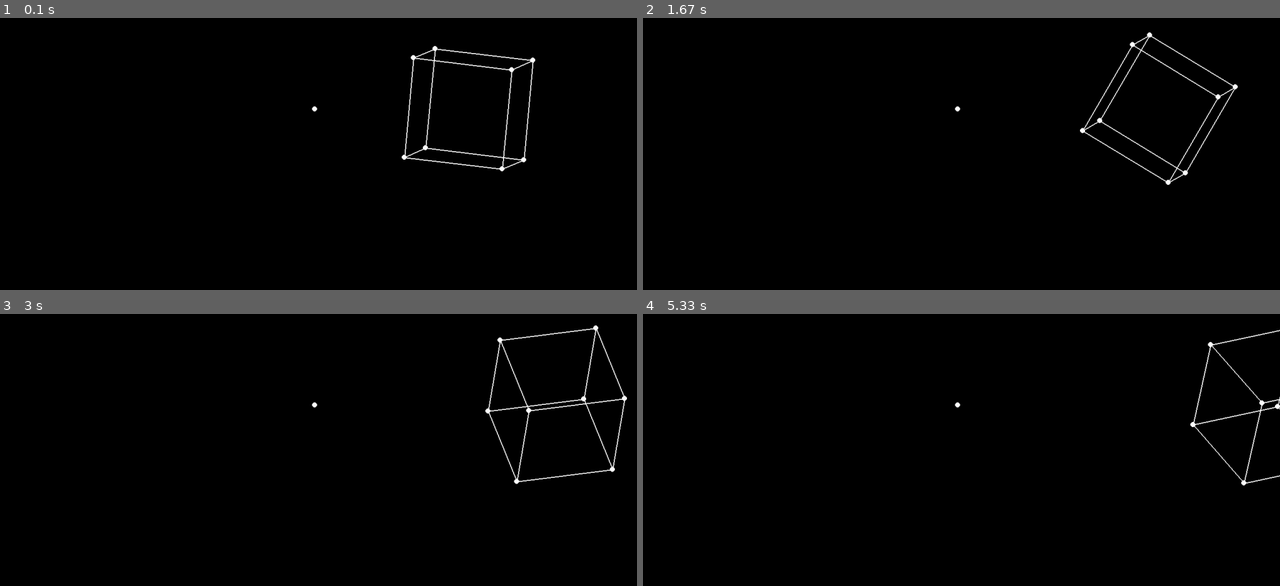
Above: before the commit, frames 1-4 (two rows, left to right).
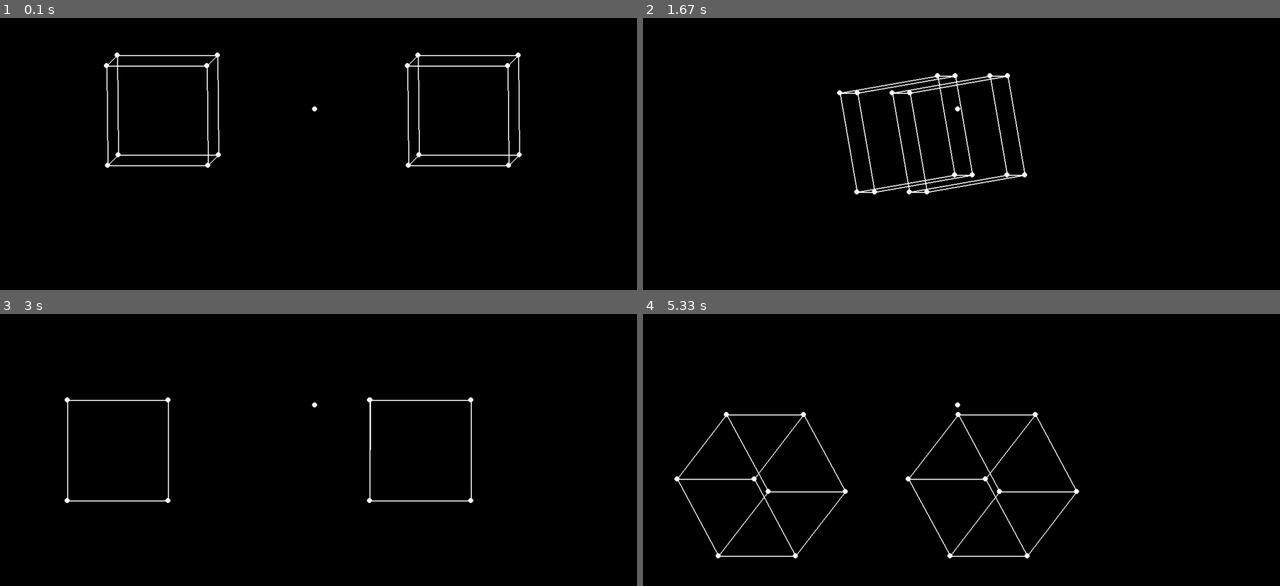
Above: after the commit, the same moments.

Repository: SteakFisher/pyGameEngine
Game: pygame game, started from main.py
Two runs of this game, one before a commit and one after it. Both use one fixed random seed, a clock stepped at 60 frames per second and the inputs below.
Inputs:
- Up to frame 1 (0.1 s): no input
- Up to frame 2 (1.67 s): no input
- Up to frame 3 (3 s): no input
- Up to frame 4 (5.33 s): no input

The runs differ from the first frame. In frame 1, 2.5% of the frame differs, in the area x 16-85%, y 10-57%; in frame 2, 2.5%, in the area x 30-94%, y 5-65%; in frame 3, 1.7%; in frame 4, 2.4%.

Commit message:
Added camera movement

Diff:
--- a/classes/Camera.py
+++ b/classes/Camera.py
@@ -2,9 +2,17 @@
 
 
 class Camera:
-    def __init__(self, pos: Position = dict(x=0, y=0, z=0), rot: Rotation = dict(x=0, y=0, z=-1)) -> None:
+    def __init__(self, pos: Position = dict(x=0, y=0, z=0, w=1), rot: Rotation = dict(x=0, y=0, z=180)) -> None:
         self.pos: Position = pos
         self.rot: Rotation = rot
 
     def __str__(self) -> str:
         return f"Pos: {self.pos}, \nRot: {self.rot}"
+
+    def translate(self, translation: Position) -> None:
+        self.pos = translation
+
+    def rotate(self, angle: Rotation) -> None:
+        self.rot['x'] += angle['x']
+        self.rot['y'] += angle['y']
+        self.rot['z'] += angle['z']
--- a/classes/Cube.py
+++ b/classes/Cube.py
@@ -3,6 +3,7 @@
 import pygame
 from pygame import Color
 
+from classes.Camera import Camera
 from utils.constants import getRotationMatrix, getScalingMatrix, getTranslationMatrix
 from utils.types import Position, Rotation, ScalingFactor
 from utils.config import getConfig
@@ -56,7 +57,6 @@
         prevPos = self.pos
 
         self.translate({"x": 0, "y": 0, "z": 0, "w": 1})
-
 
         xRotationMatrix = np.array(getRotationMatrix(angle, 'x'))
 
@@ -128,8 +128,32 @@
 
         return projected
 
-    def draw(self, screen):
+    def draw(self, screen, camera: Camera):
+        oldPos = self.pos
+        oldPoints = self.vertices
+
+        cameraTranslationMatrix = getTranslationMatrix(camera.pos)
+        cameraRotationMatrixX = getRotationMatrix(camera.rot, 'x')
+        cameraRotationMatrixY = getRotationMatrix(camera.rot, 'y')
+        cameraRotationMatrixZ = getRotationMatrix(camera.rot, 'z')
+
+        cameraMatrix = np.matmul(np.array(cameraRotationMatrixZ), np.array(cameraTranslationMatrix))
+        cameraMatrix = np.matmul(np.array(cameraRotationMatrixY), np.array(cameraMatrix))
+        cameraMatrix = np.matmul(np.array(cameraRotationMatrixX), np.array(cameraMatrix))
+
+        cameraInverse = np.linalg.inv(cameraMatrix)
+
+        inversed = []
+
+        for vertex in self.vertices:
+            inversed.append(np.matmul(cameraInverse, vertex))
+
+        self.vertices = np.array(inversed)
+
         projected = self.orthographic_project()
+
+        self.vertices = oldPoints
+        self.pos = oldPos
 
         screen.get_width()
         screen.get_height()
--- a/main.py
+++ b/main.py
@@ -20,6 +20,7 @@
 
 environment: List[Cube] = []
 cube1: Cube = Cube(environment, {'x': 3, 'y': 0, 'z': 0,'w': 1})
+cube2: Cube = Cube(environment, {'x':-3, 'y': 0, 'z': 0, 'w': 1})
 
 while running:
     for event in pygame.event.get():
@@ -28,11 +29,16 @@
 
     screen.fill("black")
     # cube1.translate({'x': cube1.pos['x'] + 0.000, 'y': cube1.pos['y'] + 0.000, 'z': cube1.pos['z'] + 0.000})
-    cube1.translate({"x": cube1.pos['x'] + 0.01, "y": 0, "z": 0, 'w': 1})
+    # cube1.translate({"x": cube1.pos['x'] + 0.01, "y": 0, "z": 0, 'w': 1})
     # cube1.scale({'x': 1, 'y': 1, 'z': 1})
-    cube1.rotate({'x': 1, 'y': 2, 'z': 1})
+    # cube1.rotate({'x': 1, 'y': 2, 'z': 1})
+
+    mainCamera.translate({'x': mainCamera.pos['x'] + 0.005, 'y': mainCamera.pos['y'] - 0.005, 'z': 0, 'w': 1})
+    mainCamera.rotate({'x': 1, 'y': 1, 'z': 0})
+    print(mainCamera.pos)
+
     for item in environment:
-        item.draw(screen)
+        item.draw(screen, mainCamera)
 
     pygame.display.flip()
 
